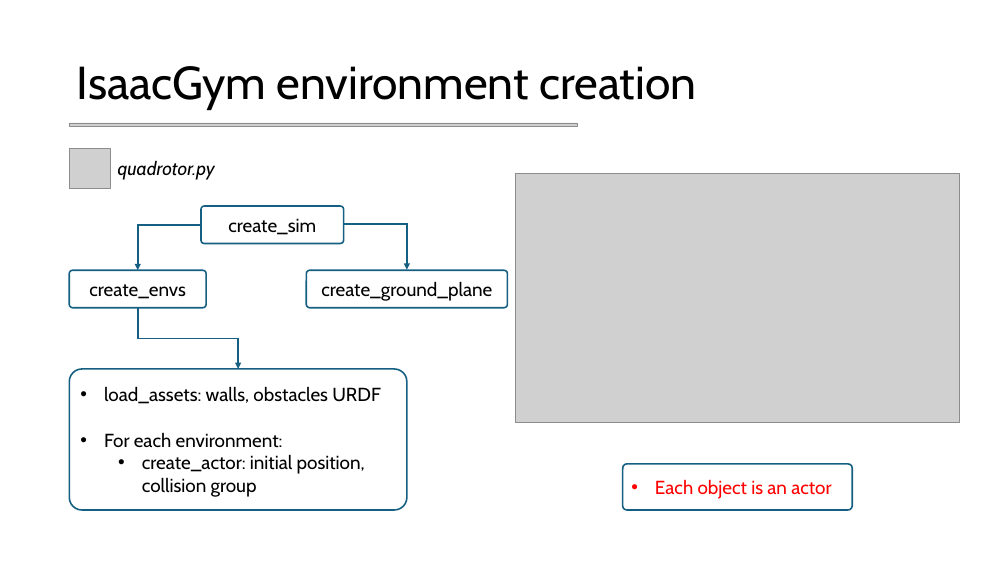
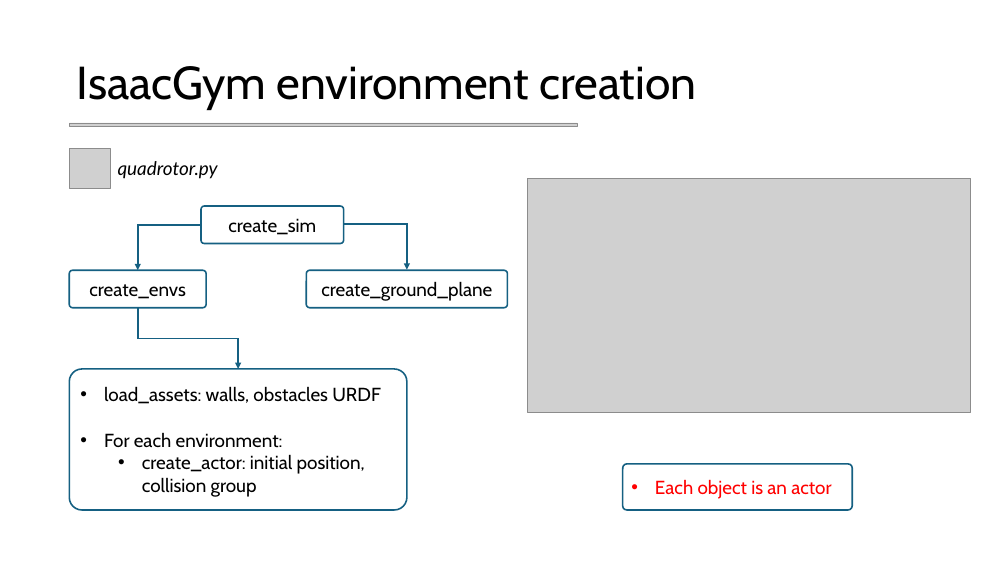
Before and after one commit to mettz/cps-project, a slide deck: slide 6 of docs/Slides.pptx. Drawn at 1008x567 pixels with LibreOffice and Linux fonts; fonts in the diff are those of the drawing; grey boxes stand for pictures; background and template pictures are left out. Boxes give left, top, right and bottom in pixels: in the first picture for what was removed or moved away, otherwise in the second. Text is boxed around its words. In the diff, an @@ line names an element or a change of style, - is before the commit and + after.

```diff
--- a/docs/Slides.pptx
+++ b/docs/Slides.pptx
@@ text "quadrotor.py" at box(118, 161, 218, 179): font Cabin to Lato @@
@@ picture: place and size @@
-picture at box(516, 173, 960, 423)
+picture at box(528, 178, 972, 413)
```
Also in this commit, not shown: 9 other slides changed.
